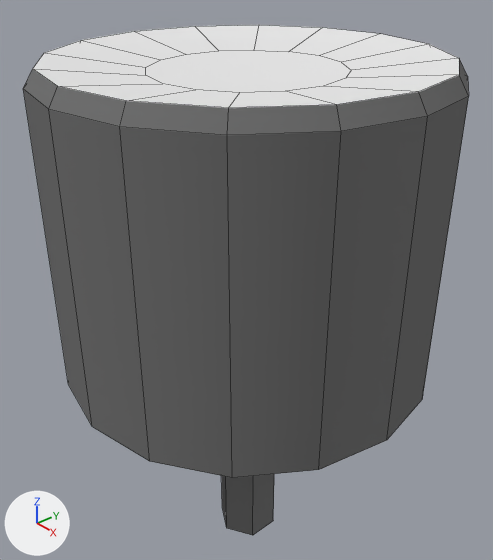
A saved change to the Blender file emural_3d_pult/ural_model/button.blend.
Rendered twice from a 50 mm lens placed at (0.0154, -0.0135, 0.0088), pointed at (-0.0006, 0.0005, -0.0027). Arrows for +X, +Y and +Z are at lower left; the lights stay in place. The older version comes first. Mesh edges are drawn as thin lines. The same objects are shown in both versions, whatever each file hides.

Names of what the first picture shows: 'digit_button_00'.
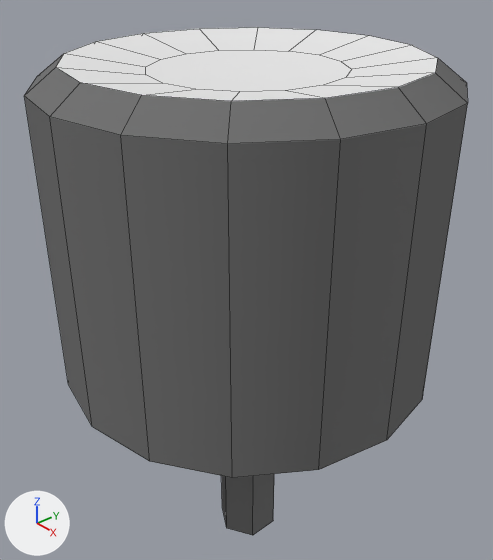
What changed in the scene script:
```text
Change me_cylinder_001:
    where me_cylinder_001.from_pydata(...)  # 76 vertices, 55 faces; spans x -0.0063..0.0063, y -0.0063..0.0063, z -0.0133..0.0051
    used by ob_digit_button_00; location = (0.0, 0.0, 0.0)
    before: 1 (0.0, 0.0063, 0.0046), 3 (0.0024, 0.0058, 0.0046), 5 (0.0045, 0.0045, 0.0046) at pixel (467, 76), 7 (0.0058, 0.0024, 0.0046) at pixel (468, 96), 9 (0.0063, 0.0, 0.0046) at pixel (427, 116)
    before: 11 (0.0058, -0.0024, 0.0046) at pixel (341, 131), 13 (0.0045, -0.0045, 0.0046) at pixel (227, 135), 15 (0.0024, -0.0058, 0.0046) at pixel (119, 126), 17 (0.0, -0.0063, 0.0046) at pixel (48, 109), 19 (-0.0024, -0.0058, 0.0046) at pixel (23, 88)
    before: 21 (-0.0045, -0.0045, 0.0046), 23 (-0.0058, -0.0024, 0.0046), 25 (-0.0063, 0.0, 0.0046), 27 (-0.0058, 0.0024, 0.0046), 29 (-0.0045, 0.0045, 0.0046)
    before: 31 (-0.0024, 0.0058, 0.0046)
    me_cylinder_001 part 1
    add for i in [1, 3, 5, 7, 9, 11, 13, 15, 17, 19, 21, 23, 25, 27, 29, 31]: me_cylinder_001.vertices[i].co += Vector((0.0, 0.0, -0.0002))
    me_cylinder_001.vertices[32].co: (0.0023, 0.0055, 0.0051) -> (0.0021, 0.005, 0.0051)  # pixel (429, 44) -> pixel (412, 45)
    me_cylinder_001.vertices[33].co: (0.0, 0.006, 0.0051) -> (0.0, 0.0054, 0.0051)  # pixel (380, 33) -> pixel (369, 35)
    me_cylinder_001.vertices[34].co: (0.0042, 0.0042, 0.0051) -> (0.0038, 0.0038, 0.0051)  # pixel (459, 58) -> pixel (437, 57)
    me_cylinder_001.vertices[35].co: (0.0055, 0.0023, 0.0051) -> (0.005, 0.0021, 0.0051)  # pixel (459, 74) -> pixel (435, 72)
    me_cylinder_001.vertices[36].co: (0.006, 0.0, 0.0051) -> (0.0054, 0.0, 0.0051)  # pixel (418, 91) -> pixel (398, 87)
    me_cylinder_001.vertices[37].co: (0.0055, -0.0023, 0.0051) -> (0.005, -0.0021, 0.0051)  # pixel (336, 104) -> pixel (325, 98)
    me_cylinder_001.vertices[38].co: (0.0042, -0.0042, 0.0051) -> (0.0038, -0.0038, 0.0051)  # pixel (228, 107) -> pixel (231, 101)
    me_cylinder_001.vertices[39].co: (0.0023, -0.0055, 0.0051) -> (0.0021, -0.005, 0.0051)  # pixel (126, 100) -> pixel (141, 95)
    me_cylinder_001.vertices[40].co: (0.0, -0.006, 0.0051) -> (0.0, -0.0054, 0.0051)  # pixel (57, 86) -> pixel (80, 82)
    me_cylinder_001.vertices[41].co: (-0.0023, -0.0055, 0.0051) -> (-0.0021, -0.005, 0.0051)  # pixel (32, 68) -> pixel (55, 67)
    me_cylinder_001.vertices[42].co: (-0.0042, -0.0042, 0.0051) -> (-0.0038, -0.0038, 0.0051)  # pixel (44, 52) -> pixel (64, 53)
    me_cylinder_001.vertices[43].co: (-0.0055, -0.0023, 0.0051) -> (-0.005, -0.0021, 0.0051)  # pixel (81, 40) -> pixel (96, 41)
    me_cylinder_001.vertices[44].co: (-0.006, 0.0, 0.0051) -> (-0.0054, 0.0, 0.0051)  # pixel (134, 31) -> pixel (143, 33)
    me_cylinder_001.vertices[45].co: (-0.0055, 0.0023, 0.0051) -> (-0.005, 0.0021, 0.0051)  # pixel (194, 26) -> pixel (199, 28)
    me_cylinder_001.vertices[46].co: (-0.0042, 0.0042, 0.0051) -> (-0.0038, 0.0038, 0.0051)  # pixel (258, 24) -> pixel (257, 27)
    me_cylinder_001.vertices[47].co: (-0.0023, 0.0055, 0.0051) -> (-0.0021, 0.005, 0.0051)  # pixel (322, 27) -> pixel (316, 29)
```

Changed parts and their boxes (x1, y1, x2, y2) in the pictures (493 x 560 px; the box of a moved part takes in the faces that stretch with it):
'digit_button_00', reshaped
    before: (23, 25, 469, 535)
    after: (24, 27, 468, 535)
part 1 of me_cylinder_001, moved or reshaped
    before: (23, 25, 469, 146)
    after: (24, 27, 468, 146)
